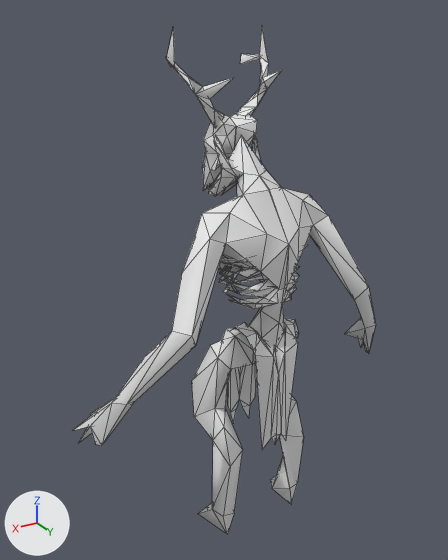
What one commit did to the FBX model Assets/Models/Wendigo.fbx.
The view is the same before and after, from a camera (50 mm lens) standing at (1.36, 2.01, 2.2) and looking at (0.06, -0.16, 1.11). The axes (+X, +Y, +Z) are drawn at lower left. The lights are the same throughout. Mesh edges are drawn as thin lines. Where no turn or scale is listed for an object, it has been applied to the vertices.

The scene before the commit, as lines of its bpy script (objects in view):
```python
me_wendigomesh = bpy.data.meshes.new('Wendigomesh')
me_wendigomesh.from_pydata(...)  # 446 vertices, 775 faces; spans x -0.8..0.8, y -0.42..0.23, z -0.08..2.16
ob_wendigo = bpy.data.objects.new('Wendigo', me_wendigomesh)
ob_wendigo.location = (0.0, 0.0, 0.0)
```
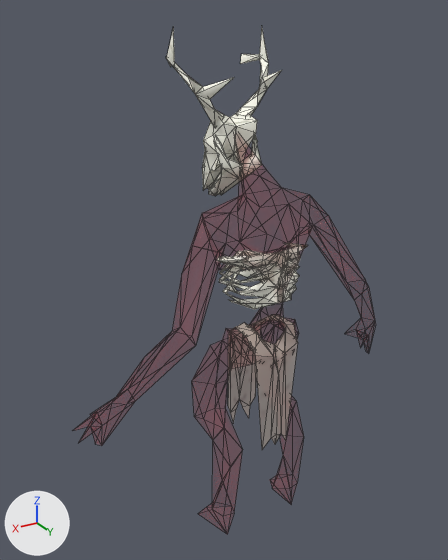
What differs and where, as boxes (x1, y1, x2, y2) in the pictures (448 x 560 px; the box of a moved part takes in the faces that stretch with it):
'Wendigo', reshaped: before (73, 28, 376, 534); after (166, 28, 308, 450)
part 1 of me_wendigomesh, moved or reshaped: before (207, 135, 299, 282); after (207, 164, 271, 327)
part 2 of me_wendigomesh, recoloured: before (73, 34, 376, 534); after (166, 34, 308, 449)

The change, as a diff of the scene's bpy script:
```diff
--- a/Assets/Models/Wendigo.fbx.py
+++ b/Assets/Models/Wendigo.fbx.py
@@ img_wendigo_png @@
+img_wendigo_png = load_image('Wendigo.png', '../Images/Wendigo.png', 128, 128, 'Non-Color')
@@ mat_material_001 @@
+mat_material_001 = bpy.data.materials.new('Material.001')
+# uses the picture img_wendigo_png
@@ me_wendigomesh @@
 # used by ob_wendigo; location = (0.0, 0.0, 0.0)
-me_wendigomesh.from_pydata(...)  # 446 vertices, 775 faces; spans x -0.8..0.8, y -0.42..0.23, z -0.08..2.16
+me_wendigomesh.from_pydata(...)  # 436 vertices, 784 faces; spans x -0.8..0.8, y -0.42..0.23, z -0.08..2.16
+# me_wendigomesh part 1
+# 11 vertices are removed from x -0.07..0.07, y -0.41..0.08, z 0.91..1.75
+# 29 faces are deleted
+# 2 vertices are added at (0.0, -0.2, 1.79), (0.0, -0.13, 1.62)
+# 39 new faces join them
+# me_wendigomesh part 2: 744 faces spanning x -0.8..0.8, y -0.42..0.23, z -0.08..2.16 switch from no material to mat_material_001
```
